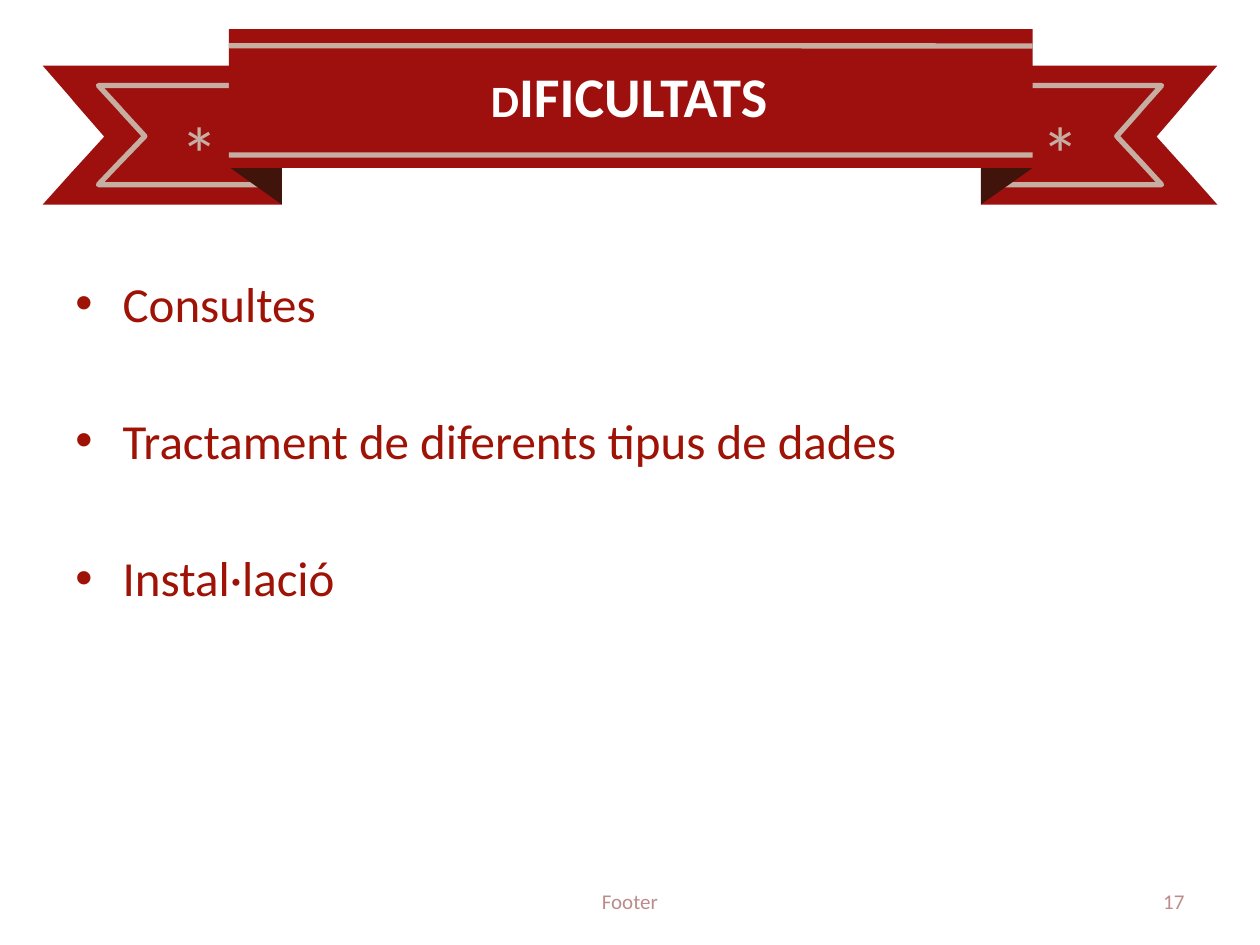
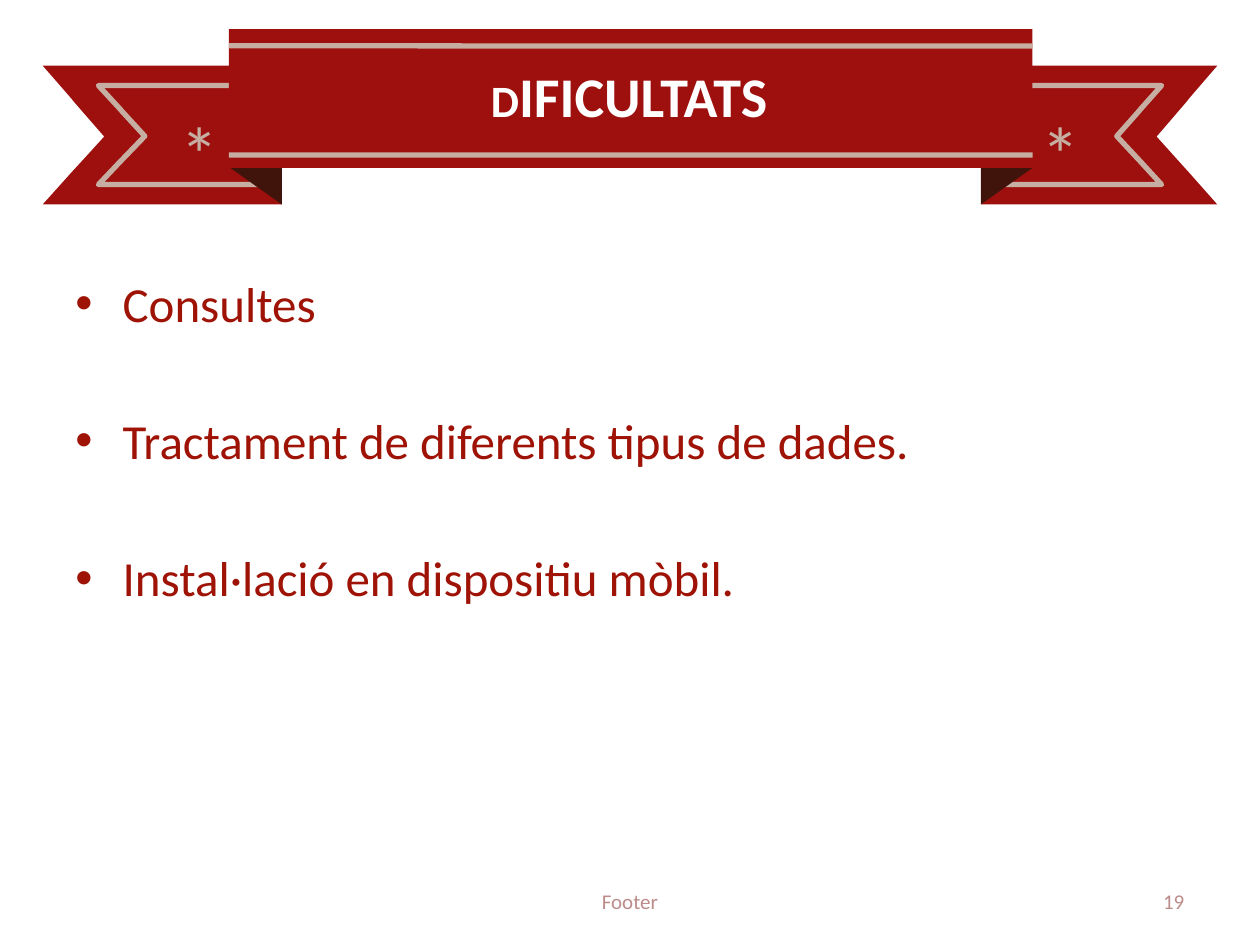
Before and after one commit to enrgmz15/TFG-EnriqueGomez, a slide deck: slide 19 of docs/PresentacioTFG.pptx (slide 17 before the commit). Drawn at 1260x945 pixels with LibreOffice and Linux fonts; fonts in the diff are those of the drawing; background and template pictures are left out. Boxes give left, top, right and bottom in pixels: in the first picture for what was removed or moved away, otherwise in the second. Text is boxed around its words. In the diff, an @@ line names an element or a change of style, - is before the commit and + after.

```diff
--- a/docs/PresentacioTFG.pptx
+++ b/docs/PresentacioTFG.pptx
@@ text at (123,425,909,604): text changed @@
-• Tractament de diferents tipus de dades
-• Instal·lació
+• Tractament de diferents tipus de dades.
+• Instal·lació en dispositiu mòbil.
@@ page number at (1163,895,1184,909): text changed @@
-17
+19
```
Also in this commit, not shown: 16 other slides changed, 3 slides added, 1 slide removed, 11 other files.
